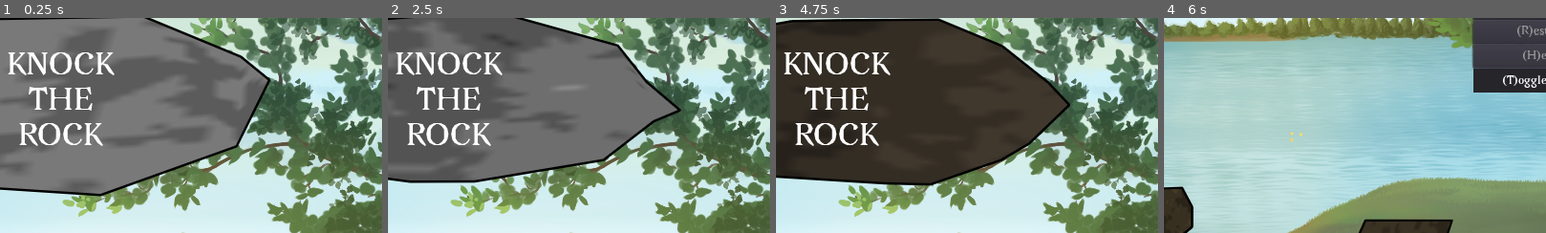
Above: before the commit, frames 1-4 (left to right).
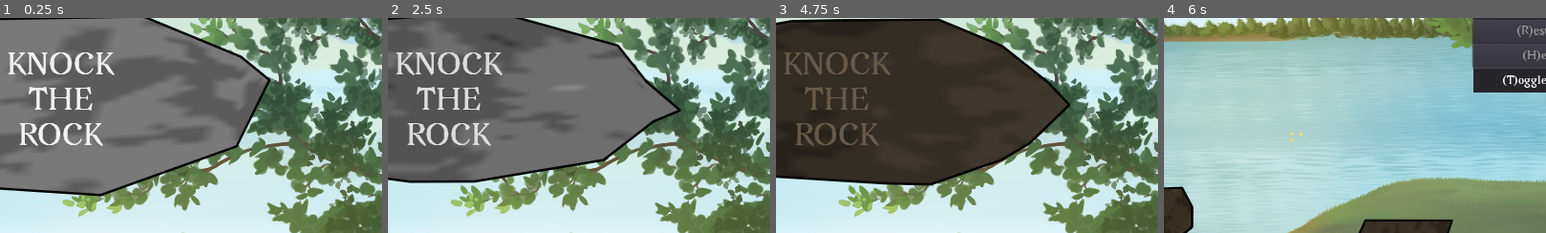
Above: after the commit, the same moments.

Repository: ebrahimebrahim/knock-the-rock
Game: Godot game, scene res://MenuScreen.tscn
Same seed, same stepped clock (60 frames per second), same inputs: the game is played once before the commit and once after it.
Inputs (mouse positions are % of the whole screen's width and height, from its top left):
- Up to frame 1 (0.25 s): no input
- Up to frame 2 (2.5 s): click "Sandbox" at 0.5 s; move the mouse to (72, 45) at 1.27 s; press the mouse at (72, 45) at 1.28 s; release the mouse at (72, 45) at 2 s; click "Return to Menu (Esc)" at 2 s
- Up to frame 3 (4.75 s): click "Challenge" at 2.75 s; move the mouse to (30, 55) at 3.52 s; tap T (toggle_hud) at 3.6 s; click (30, 55) at 3.67 s; click "Return to Menu (Esc)" at 4.25 s
- Up to frame 4 (6 s): click "Sandbox" at 5 s; move the mouse to (60, 28) at 5.77 s; press the mouse at (60, 28) at 5.78 s
The pictures show only the part of the screen within x 42-92%, y 5-55%; the shares and areas given below are measured in that part.

The runs differ from the first frame. In frame 2, 2.1% of the frame differs, in the area x 2-30%, y 16-60%; in frame 3, 2.8%; in frame 4, nothing differs.

Commit message:
set title text to match rock tint

Diff:
--- a/ktr/Logo.gd
+++ b/ktr/Logo.gd
@@ -8,3 +8,4 @@
 	logo_polygon = LogoPolygon.new(abs($xRadius.position.x),abs($yRadius.position.y))
 	add_child(logo_polygon)
 	move_child(logo_polygon,0) # Move to top to get drawn underneath oher stuff
+	$Title.modulate = logo_polygon.self_modulate # set title text to match rock tint
